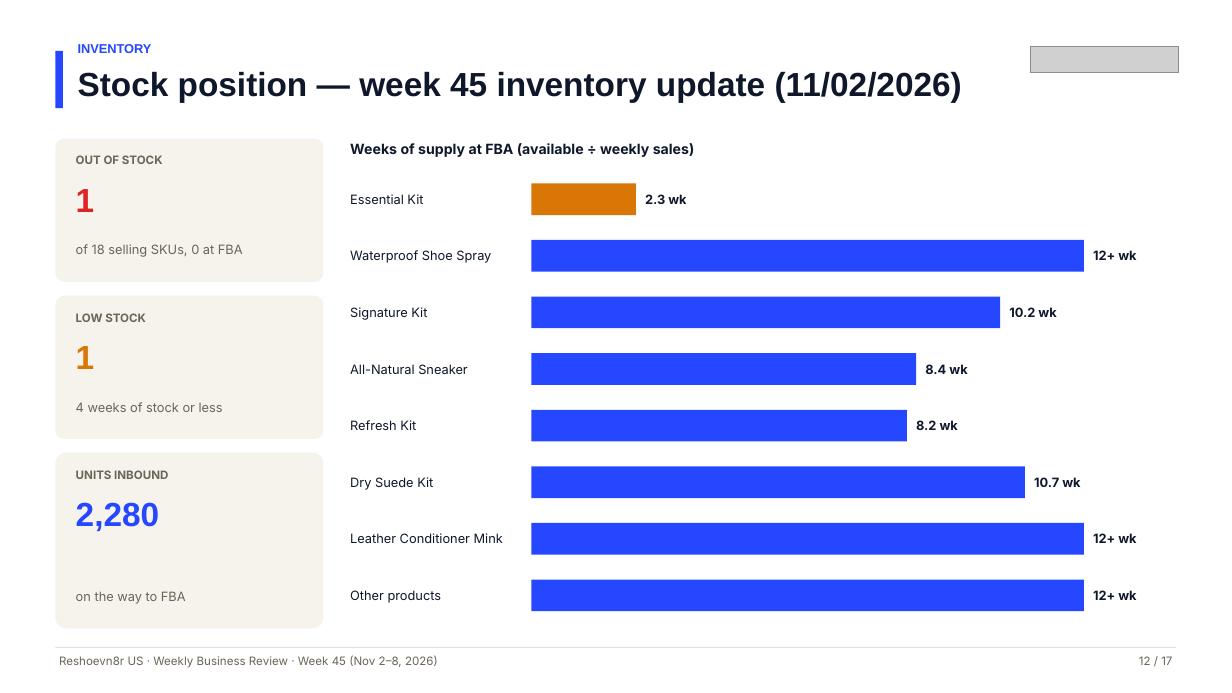
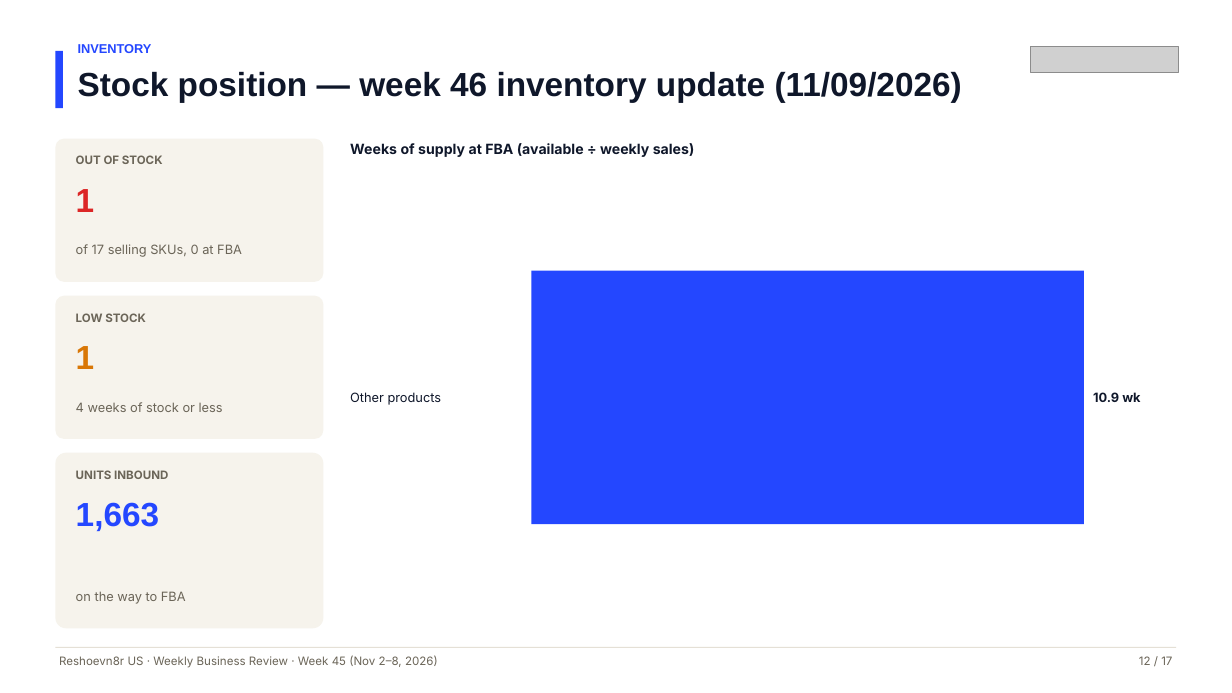
Before and after one commit to RONFSG/flagship-growth-reports, a slide deck: slide 12 of reshoevn8r-us/deck/2026-11-08/Reshoevn8r-US-Weekly-Business-Review-Week-45-2026-11-08.pptx. Drawn at 1232x693 pixels with LibreOffice and Linux fonts; fonts in the diff are those of the drawing; grey boxes stand for pictures. Boxes give left, top, right and bottom in pixels: in the first picture for what was removed or moved away, otherwise in the second. Text is boxed around its words. In the diff, an @@ line names an element or a change of style, - is before the commit and + after.

```diff
--- a/reshoevn8r-us/deck/2026-11-08/Reshoevn8r-US-Weekly-Business-Review-Week-45-2026-11-08.pptx
+++ b/reshoevn8r-us/deck/2026-11-08/Reshoevn8r-US-Weekly-Business-Review-Week-45-2026-11-08.pptx
@@ text at (78, 71, 962, 102): text changed @@
-Stock position — week 45 inventory update (11/02/2026)
+Stock position — week 46 inventory update (11/09/2026)
@@ text "Other products": place and size @@
-text "Other products" at (350, 590, 442, 603)
+text "Other products" at (350, 392, 442, 405)
@@ text removed at (350, 194, 423, 204) @@
-Essential Kit
@@ rectangle removed at (531, 183, 636, 214) @@
@@ text at (76, 244, 242, 257): text changed @@
-of 18 selling SKUs, 0 at FBA
+of 17 selling SKUs, 0 at FBA
@@ text removed at (350, 250, 491, 263) @@
-Waterproof Shoe Spray
@@ rectangle removed at (531, 240, 1084, 272) @@
@@ text removed at (1093, 250, 1136, 260) @@
-12+ wk
@@ rectangle: place and size @@
-rectangle at (531, 353, 917, 384)
+rectangle at (531, 271, 1084, 524)
@@ rectangle removed at (531, 297, 1000, 328) @@
@@ text removed at (350, 307, 427, 320) @@
-Signature Kit
@@ text removed at (1009, 307, 1056, 317) @@
-10.2 wk
@@ text removed at (350, 364, 468, 374) @@
-All-Natural Sneaker
@@ text removed at (925, 364, 967, 374) @@
-8.4 wk
@@ rectangle removed at (531, 409, 908, 441) @@
@@ text at (1093, 392, 1140, 402): text changed @@
-2.3 wk
+10.9 wk
@@ text removed at (350, 420, 416, 430) @@
-Refresh Kit
@@ text removed at (916, 420, 958, 430) @@
-8.2 wk
@@ text removed at (350, 477, 433, 490) @@
-Dry Suede Kit
@@ rectangle removed at (531, 467, 1025, 498) @@
@@ text removed at (1034, 477, 1080, 487) @@
-10.7 wk
@@ text at (76, 502, 159, 531): text changed @@
-2,280
+1,663
@@ text removed at (350, 533, 503, 543) @@
-Leather Conditioner Mink
@@ rectangle removed at (531, 523, 1084, 555) @@
@@ text removed at (1093, 533, 1136, 543) @@
-12+ wk
@@ rectangle removed at (531, 579, 1084, 611) @@
@@ text removed at (1093, 590, 1136, 600) @@
-12+ wk
```
Also in this commit, not shown: 6 other files.
